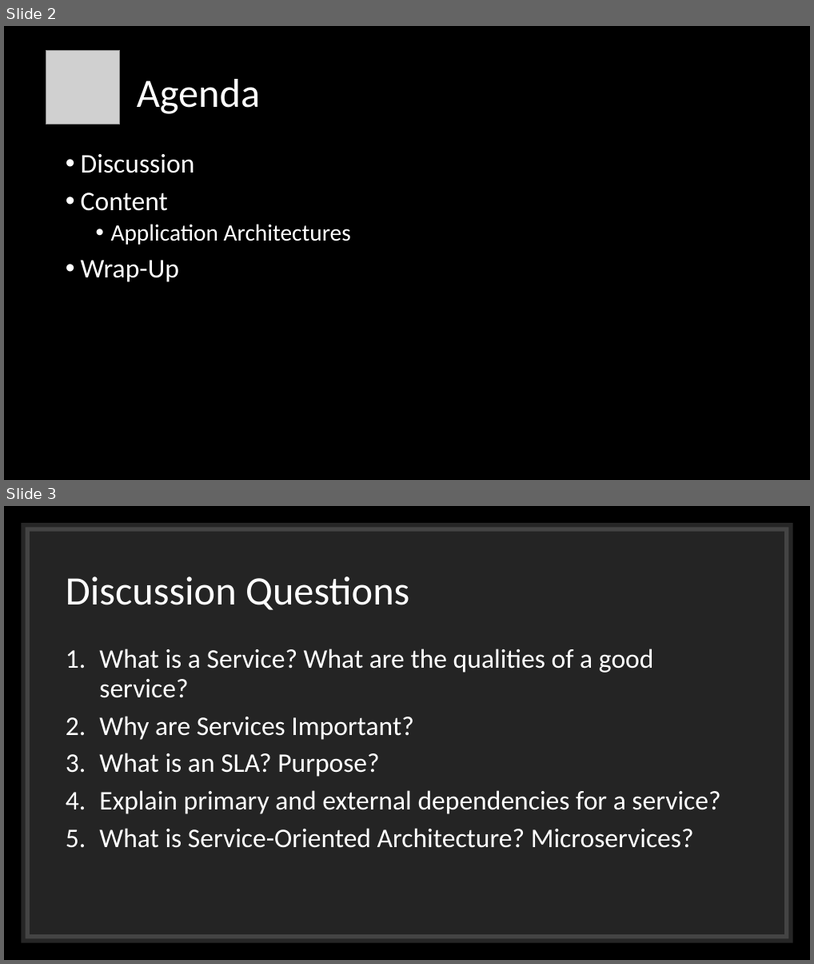
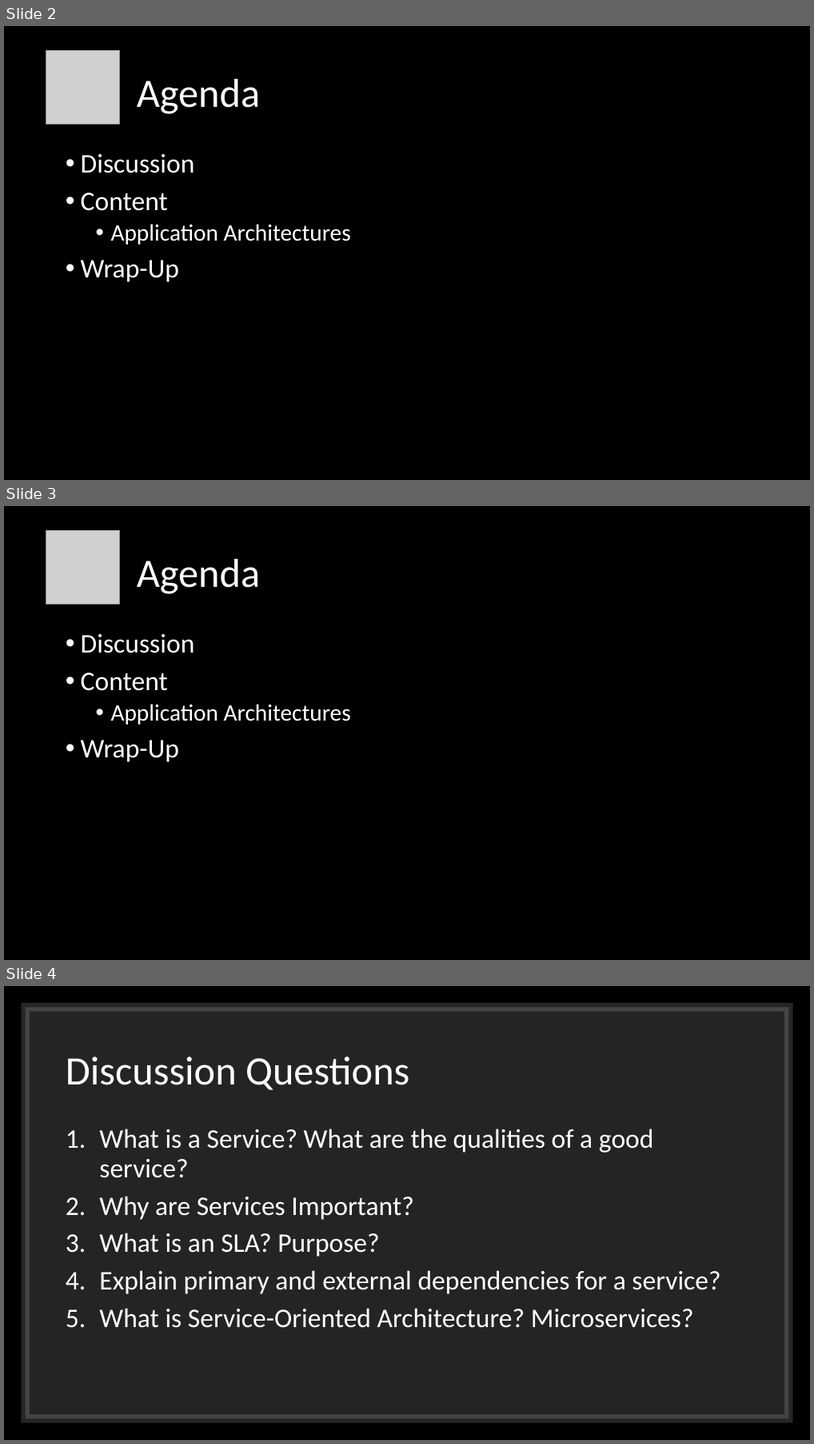
Before and after one commit to orstewar/ist346-content, a slide deck: content/09-services-application-architectures.pptx. Shown one above the other, each under a label of ours: slides 2 and 3 before the commit, slides 2, 3 and 4 after it. The pictures are 814x964 and 814x1444 pixels, drawn with LibreOffice and Linux fonts; fonts in the diff are those of the drawing; grey boxes stand for pictures. Boxes give left, top, right and bottom in pixels: in the first picture for what was removed or moved away, otherwise in the second. Text is boxed around its words. In the diff, an @@ line names an element or a change of style, - is before the commit and + after.

```diff
--- a/content/09-services-application-architectures.pptx
+++ b/content/09-services-application-architectures.pptx
@@ slide 3 added at [4,506,810,960], background #000000 @@
@@ picture added at [46,530,119,604] @@
@@ title added at [137,559,260,594], 48 pt, text #FFFFFF @@
+Agenda
@@ text added at [81,634,351,762], 32 pt, text #FFFFFF @@
+• Discussion
+• Content
+  • Application Architectures
+• Wrap-Up
@@ what was slide 3 is now slide 4 @@
```
Also in this commit, not shown: 8 other files.
